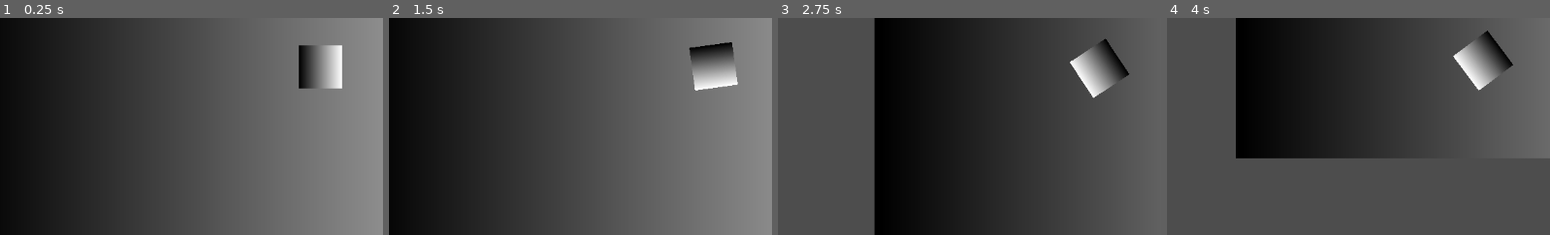
Above: before the commit, frames 1-4 (left to right).
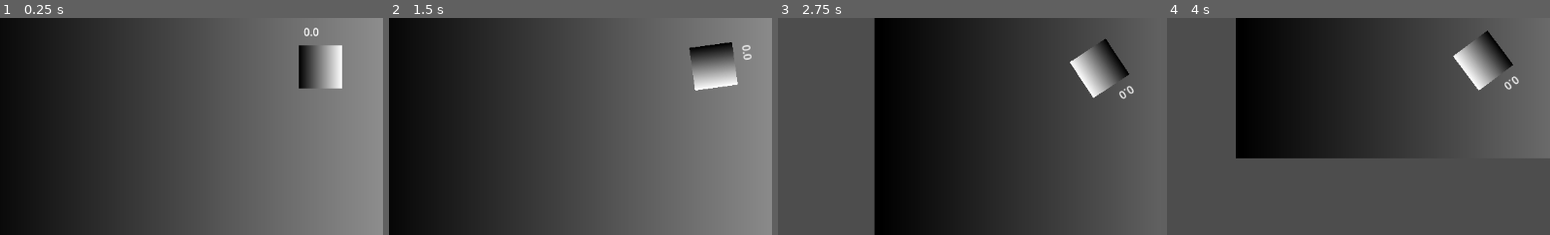
Above: after the commit, the same moments.

Repository: appellatebaton0/milkyway-1
Game: Godot game, scene res://scenes/main.tscn
Same seed, same stepped clock (60 frames per second), same inputs: the game is played once before the commit and once after it. The engine's default icon, where the game draws it, is replaced by a stand-in: a white triangle on a blue panel in a dark square.
Inputs:
- Up to frame 1 (0.25 s): no input
- Up to frame 2 (1.5 s): tap Enter at 0.5 s; hold D (right) 0.53-1.28 s; hold S (down) from 1.28 s (still down)
- Up to frame 3 (2.75 s): release S (down) at 2.03 s; hold D (right) from 2.03 s (still down)
- Up to frame 4 (4 s): release D (right) at 2.78 s; hold W (up) 2.78-3.53 s; hold A (left) from 3.53 s (still down)
The pictures show only the part of the screen within x 8-58%, y 39-89%; the shares and areas given below are measured in that part.

The runs differ from the first frame. In frame 1, less than 0.1% of the frame differs, in the area x 79-84%, y 4-9%; in frame 2, less than 0.1%; in frame 3, less than 0.1%, in the area x 89-93%, y 31-38%; in frame 4, less than 0.1%.

Commit message:
H8 - More Values And Modification
- I've got everything I'll need for now to modify values, along with a fair bit more kinds of values, like there are Strings now.
- Now I need to keep wiring things up, and... maybe make some changes to the spawner, since I've noticed a caveat.

Diff:
--- a/project.godot
+++ b/project.godot
@@ -46,3 +46,9 @@
 "events": [Object(InputEventKey,"resource_local_to_scene":false,"resource_name":"","device":-1,"window_id":0,"alt_press …(192 unchanged characters)…
 ]
 }
+
+[layer_names]
+
+2d_physics/layer_1="Player"
+2d_physics/layer_2="Food"
+2d_physics/layer_3="Environment"
--- a/scenes/enemy.tscn
+++ b/scenes/enemy.tscn
@@ -1,9 +1,14 @@
-[gd_scene load_steps=6 format=3 uid="uid://chtyhmq2k76yo"]
+[gd_scene load_steps=11 format=3 uid="uid://chtyhmq2k76yo"]
 
 [ext_resource type="Script" uid="uid://cvqf1hrebc04p" path="res://scripts/bot.gd" id="1_md0e3"]
 [ext_resource type="Texture2D" uid="uid://b8upwo8oqabtb" path="res://icon.svg" id="2_4ra3w"]
 [ext_resource type="Script" uid="uid://dx6xpuy57uxvg" path="res://scripts/bits/areamaster2D.gd" id="3_4ra3w"]
 [ext_resource type="Script" uid="uid://hg8o6oww1p4g" path="res://scripts/bits/value_modifier.gd" id="4_5uy6h"]
+[ext_resource type="Script" uid="uid://bslmamakq2ao5" path="res://scripts/values/node/group_node.gd" id="5_xwavj"]
+[ext_resource type="Script" uid="uid://cae7ohv2js782" path="res://scripts/values/float/modified_float.gd" id="6_ipns3"]
+[ext_resource type="Script" uid="uid://64djo1ycff7k" path="res://scripts/values/bit.gd" id="6_nenq2"]
+[ext_resource type="Script" uid="uid://bdjqjjp8vifaj" path="res://scripts/values/float/cast_float.gd" id="7_8qclf"]
+[ext_resource type="Script" uid="uid://dc8sod06feafh" path="res://scripts/values/float/manual_float.gd" id="9_w8i8w"]
 
 [sub_resource type="RectangleShape2D" id="RectangleShape2D_5uy6h"]
 size = Vector2(128, 128)
@@ -15,6 +20,7 @@
 texture = ExtResource("2_4ra3w")
 
 [node name="Area2D" type="Area2D" parent="."]
+collision_layer = 2
 
 [node name="AreaMasterBit" type="Node" parent="Area2D"]
 script = ExtResource("3_4ra3w")
@@ -22,5 +28,36 @@
 [node name="CollisionShape2D" type="CollisionShape2D" parent="Area2D"]
 shape = SubResource("RectangleShape2D_5uy6h")
 
-[node name="Node" type="Node" parent="."]
+[node name="UpdateStamina" type="Node" parent="." node_paths=PackedStringArray("target", "new_value")]
 script = ExtResource("4_5uy6h")
+target = NodePath("GetPlayer")
+value_id = "Stamina"
+new_value = NodePath("Add10")
+
+[node name="GetPlayer" type="Node" parent="UpdateStamina"]
+script = ExtResource("5_xwavj")
+group_name = "Player"
+metadata/_custom_type_script = "uid://bslmamakq2ao5"
+
+[node name="Add10" type="Node" parent="UpdateStamina"]
+script = ExtResource("6_ipns3")
+metadata/_custom_type_script = "uid://cae7ohv2js782"
+
+[node name="StaminaFloat" type="Node" parent="UpdateStamina/Add10"]
+script = ExtResource("7_8qclf")
+metadata/_custom_type_script = "uid://bdjqjjp8vifaj"
+
+[node name="GetStamina" type="Node" parent="UpdateStamina/Add10/StaminaFloat" node_paths=PackedStringArray("bot")]
+script = ExtResource("6_nenq2")
+bot = NodePath("../../../GetPlayer")
+id = "Stamina"
+
+[node name="10" type="Node" parent="UpdateStamina/Add10"]
+script = ExtResource("9_w8i8w")
+response = 10.0
+metadata/_custom_type_script = "uid://dc8sod06feafh"
+
+[connection signal="area_entered" from="Area2D" to="." method="bot_free_val"]
+[connection signal="area_entered" from="Area2D" to="UpdateStamina" method="modify_val"]
+[connection signal="body_entered" from="Area2D" to="." method="bot_free_val"]
+[connection signal="body_entered" from="Area2D" to="UpdateStamina" method="modify_val"]
--- a/scenes/main.tscn
+++ b/scenes/main.tscn
@@ -1,14 +1,18 @@
-[gd_scene load_steps=21 format=3 uid="uid://bhp02oy73u0b5"]
+[gd_scene load_steps=25 format=3 uid="uid://bhp02oy73u0b5"]
 
 [ext_resource type="Script" uid="uid://cvqf1hrebc04p" path="res://scripts/bot.gd" id="1_o5qli"]
 [ext_resource type="Script" uid="uid://ce0lih35lp5ov" path="res://scripts/bits/movemaster2d.gd" id="2_a8y0u"]
+[ext_resource type="Script" uid="uid://c7kkv1iuav8gk" path="res://scripts/bits/value.gd" id="4_dp3eg"]
 [ext_resource type="Script" uid="uid://cjub2h8aynu37" path="res://scripts/bits/movebits/control_bits/vehicle_control.gd" id="4_jkv2x"]
 [ext_resource type="Script" uid="uid://dh7uyas6k0ivv" path="res://scripts/bits/movebits/position2d.gd" id="4_jyhfs"]
 [ext_resource type="Script" uid="uid://cf8yvwn7y5dxj" path="res://scripts/values/vector2/operation_vec2.gd" id="4_trceg"]
+[ext_resource type="Script" uid="uid://bc87fqj83okns" path="res://scripts/bits/property_modifier.gd" id="5_gqmmt"]
 [ext_resource type="Script" uid="uid://dhiqy1na7pbxt" path="res://scripts/values/vector2/lerp_vec2.gd" id="5_o6xl0"]
 [ext_resource type="Script" uid="uid://b1o48vkwquyxs" path="res://scripts/values/node/manual_node.gd" id="5_tefeu"]
 [ext_resource type="Script" uid="uid://cv1nebo3jeb7b" path="res://scripts/values/vector2/manual_vec2.gd" id="6_o6xl0"]
 [ext_resource type="Script" uid="uid://bwdw5vkktfk76" path="res://scripts/values/vector2/position_vec2.gd" id="6_tipki"]
+[ext_resource type="Script" uid="uid://bxl20cm7r57lo" path="res://scripts/values/string/concat_string.gd" id="7_jscy8"]
+[ext_resource type="Script" uid="uid://64djo1ycff7k" path="res://scripts/values/bit.gd" id="7_yc10j"]
 [ext_resource type="Script" uid="uid://dpdrlpfc562ev" path="res://scripts/values/vector2/cast_vec2.gd" id="9_ya4ey"]
 [ext_resource type="Script" path="res://scripts/values/property.gd" id="10_eb6dy"]
 [ext_resource type="Script" uid="uid://4ivi36601ppp" path="res://scripts/values/node/bit_node.gd" id="11_trceg"]
@@ -52,6 +56,41 @@
 
 [node name="Sprite2D" type="Sprite2D" parent="Player"]
 texture = SubResource("GradientTexture2D_sugp2")
+
+[node name="Stamina" type="Node" parent="Player"]
+script = ExtResource("4_dp3eg")
+id = "Stamina"
+value = 0.0
+
+[node name="Label" type="Label" parent="Player"]
+offset_left = -25.0
+offset_top = -64.0
+offset_right = 15.0
+offset_bottom = -41.0
+
+[node name="Node" type="Node" parent="Player/Label"]
+script = ExtResource("5_gqmmt")
+property = "text"
+constant = true
+
+[node name="ManualNode" type="Node" parent="Player/Label/Node" node_paths=PackedStringArray("response")]
+script = ExtResource("5_tefeu")
+response = NodePath("../..")
+metadata/_custom_type_script = "uid://b1o48vkwquyxs"
+
+[node name="ConcatString" type="Node" parent="Player/Label/Node"]
+script = ExtResource("7_jscy8")
+metadata/_custom_type_script = "uid://bxl20cm7r57lo"
+
+[node name="BitValue" type="Node" parent="Player/Label/Node/ConcatString"]
+script = ExtResource("7_yc10j")
+id = "Stamina"
+metadata/_custom_type_script = "uid://64djo1ycff7k"
+
+[node name="ManualNode" type="Node" parent="Player/Label/Node/ConcatString/BitValue" node_paths=PackedStringArray("response")]
+script = ExtResource("5_tefeu")
+response = NodePath("../../../../..")
+metadata/_custom_type_script = "uid://b1o48vkwquyxs"
 
 [node name="Camera" type="Node2D" parent="." groups=["Camera"]]
 script = ExtResource("1_o5qli")
--- a/scripts/bits/areamaster2D.gd
+++ b/scripts/bits/areamaster2D.gd
@@ -97,20 +97,23 @@
 	for bit in area_bits:
 		if layer_match(area_in.collision_layer, bit.collision_mask):
 			bit.on_area_entered(area_in)
-			bit.area
+			bit.area_entered.emit()
 ## When a body enters, tell any bits that are listening (have the right mask)
 func _on_body_entered(body_in: Node2D):
 	for bit in area_bits:
 		if layer_match(body_in.collision_layer, bit.collision_mask):
 			bit.on_body_entered(body_in)
+			bit.body_entered.emit()
 
 ## When an area leaves, tell any bits that are listening (have the right mask)
 func _on_area_exited(area_out:Area2D):
 	for bit in area_bits:
 		if layer_match(area_out.collision_layer, bit.collision_mask):
 			bit.on_area_exited(area_out)
+			bit.area_exited.emit()
 ## When a body leaves, tell any bits that are listening (have the right mask)
 func _on_body_exited(body_out:Node2D):
 	for bit in area_bits:
 		if layer_match(body_out.collision_layer, bit.collision_mask):
 			bit.on_body_exited(body_out)
+			bit.body_exited.emit()
--- /dev/null
+++ b/scripts/bits/property_modifier.gd
@@ -0,0 +1,28 @@
+class_name PropertyModifier extends Bit
+## Replaces a property of a node with a dynamic one.
+
+## The node to modify
+@export var target:NodeValue
+## The name of the property to change
+@export var property:String
+## The value to change it to
+@export var value:Value
+## Whether to constantly update
+@export var constant := false
+
+func _ready() -> void:
+	for child in get_children():
+		if child is NodeValue and target == null:
+			target = child
+		elif child is Value and value == null:
+			value = child
+
+func _process(delta: float) -> void:
+	if constant:
+		update()
+
+func update():
+	if target != null and value != null:
+		var target_node = target.value()
+		if target_node != null:
+			target_node.set(property, value.value())
--- a/scripts/bits/value_modifier.gd
+++ b/scripts/bits/value_modifier.gd
@@ -7,6 +7,10 @@
 @export var value_id:String
 ## The value to change it to.
 @export var new_value:Value
+
+## For signals that are STUPID.
+func modify_val(_value):
+	modify()
 
 ## Can be attached to signals >:)
 func modify():
--- a/scripts/bot.gd
+++ b/scripts/bot.gd
@@ -1,2 +1,10 @@
 class_name Bot extends Node
 ## A node that has completely modular functionality :D
+
+@warning_ignore("unused_signal") signal freeing
+func bot_free():
+	freeing.emit()
+	call_deferred("queue_free")
+
+func bot_free_val(_x):
+	bot_free()
--- /dev/null
+++ b/scripts/values/bit.gd
@@ -0,0 +1,25 @@
+class_name BitValue extends Value
+## Gets the value of a ValueBit, from a Bot.
+
+## The bot to get from.
+@export var bot:NodeValue
+## The id of the ValueBit to pull from.
+@export var id:String
+
+func _ready() -> void:
+	if bot == null:
+		for child in get_children():
+			if child is NodeValue:
+				bot = child
+
+func value() -> Variant:
+	# Do all the necessary checks and look for a valid bit.
+	if bot != null:
+		var bot_node = bot.value()
+		if bot_node is Bot:
+			for bit in bot_node.get_children():
+				if bit is ValueBit:
+					if bit.id == id:
+
+						return bit.value # If found, return that bit's value.
+	return null
--- /dev/null
+++ b/scripts/values/float/cast_float.gd
@@ -0,0 +1,18 @@
+class_name CastFloat extends FloatValue
+## Casts a Value to a float, if possible.
+
+@export var input:Value
+
+func _ready():
+	if input == null:
+		for child in get_children():
+			if child is Value:
+				input = child
+				break
+
+func value() -> float:
+	if input != null:
+		var val = input.value()
+		if val is int or val is float or val is bool:
+			return float(val)
+	return -1.0
--- /dev/null
+++ b/scripts/values/float/modified_float.gd
@@ -0,0 +1,40 @@
+class_name ModifiedFloat extends FloatValue
+## Modifies a FloatValue using another via a given operation, and returns the result
+
+## The value to modify
+@export var value_a:FloatValue
+## The value to modify it with
+@export var value_b:FloatValue
+
+enum operations{
+	ADD, ## Add b to a
+	SUBTRACT, ## Subtract b from a
+	DIVIDE, ## Divide a by b
+	MULTIPLY, ## Multiply a by b
+}
+
+@export var operation := operations.ADD
+
+func _ready() -> void:
+	for child in get_children():
+		if child is FloatValue:
+			if value_a == null:
+				value_a = child
+			elif value_b == null:
+				value_b = child
+
+func value() -> float:
+	if value_a != null and value_b != null:
+		var real_a = value_a.value()
+		var real_b = value_b.value()
+
+		match operation:
+			operations.ADD:
+				return real_a + real_b
+			operations.SUBTRACT:
+				return real_a - real_b
+			operations.MULTIPLY:
+				return real_a * real_b
+			operations.DIVIDE:
+				return real_a / real_b
+	return -1.0
--- /dev/null
+++ b/scripts/values/string/concat_string.gd
@@ -0,0 +1,23 @@
+class_name ConcatString extends StringValue
+## Combines given values into a custom string.
+
+## The values to use.
+@export var values:Array[Value]
+
+## The string to return, replacing any {x} with that value in the array.
+@export var string:String = "{0}"
+
+func _ready() -> void:
+	for child in get_children():
+		if child is Value:
+			values.append(child)
+
+func value() -> String:
+	var response:String = string
+
+	for i in range(len(values)):
+		if values[i] != null:
+			var val = values[i].value()
+			response = response.replace("{"+str(i)+"}", str(val))
+
+	return response
--- /dev/null
+++ b/scripts/values/string/manual_string.gd
@@ -0,0 +1,8 @@
+class_name ManualString extends StringValue
+## Returns a given string.
+
+## The string to return
+@export var response:String
+
+func value() -> String:
+	return response
--- /dev/null
+++ b/scripts/values/string/string.gd
@@ -0,0 +1,5 @@
+@abstract class_name StringValue extends Value
+## Returns a string.
+
+func value() -> String:
+	return ""
Not shown, added: scripts/bits/property_modifier.gd.uid
Not shown, added: scripts/values/bit.gd.uid
Not shown, added: scripts/values/float/cast_float.gd.uid
Not shown, added: scripts/values/float/modified_float.gd.uid
Not shown, added: scripts/values/string/concat_string.gd.uid
Not shown, added: scripts/values/string/manual_string.gd.uid
Not shown, added: scripts/values/string/string.gd.uid
